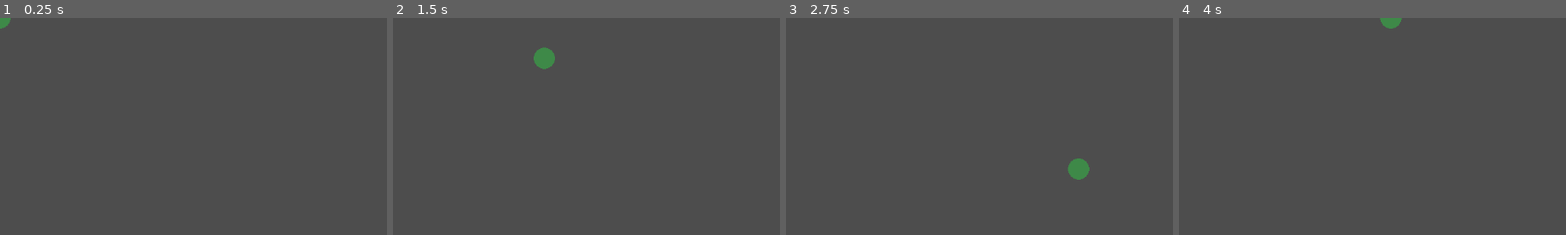
Above: before the commit, frames 1-4 (left to right).
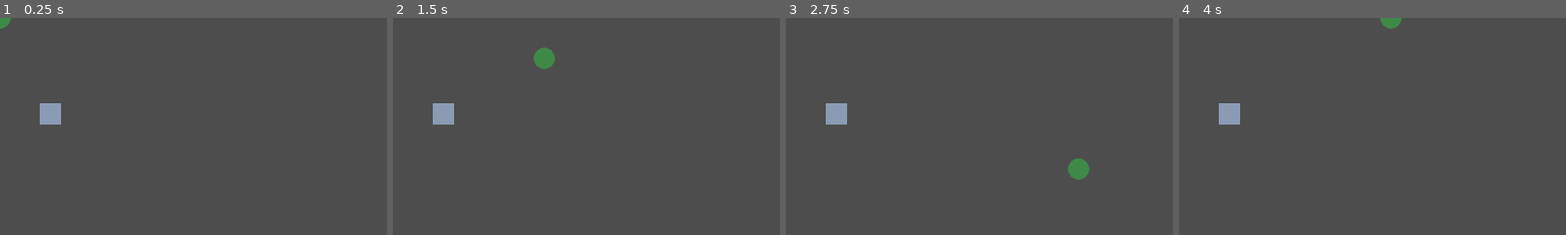
Above: after the commit, the same moments.

Repository: whocares-abt/fast-pace
Game: Godot game, scene res://Scenes/debug_map.tscn
Same seed, same stepped clock (60 frames per second), same inputs: the game is played once before the commit and once after it.
Inputs:
- Up to frame 1 (0.25 s): no input
- Up to frame 2 (1.5 s): tap Enter at 0.5 s; hold D (move_right) 0.53-1.28 s; tap Space at 1.25 s; hold S (move_down) from 1.28 s (still down)
- Up to frame 3 (2.75 s): tap Enter at 2 s; release S (move_down) at 2.03 s; hold D (move_right) from 2.03 s (still down)
- Up to frame 4 (4 s): release D (move_right) at 2.78 s; hold W (move_up) 2.78-3.53 s; tap Space at 3.5 s; hold A (move_left) from 3.53 s (still down)
The pictures show only the part of the screen within x 0-50%, y 0-50%; the shares and areas given below are measured in that part.

The runs differ from the first frame. In frame 1, 0.5% of the frame differs, in the area x 10-16%, y 39-50%; in frame 2, 0.5%; in frame 3, 0.5%; in frame 4, 0.5%.

Commit message:
Added basic nodes for enemy and wall

Diff:
--- /dev/null
+++ b/Scenes/Characters/enemy_character.tscn
@@ -0,0 +1,23 @@
+[gd_scene load_steps=4 format=3 uid="uid://uriwqjsj2l17"]
+
+[ext_resource type="Texture2D" uid="uid://bkgx3t4wcwml7" path="res://Assets/Art/SpriteSheets/Enemy.png" id="1_kjxs3"]
+
+[sub_resource type="AtlasTexture" id="AtlasTexture_nraa5"]
+atlas = ExtResource("1_kjxs3")
+region = Rect2(0, 0, 32, 32)
+
+[sub_resource type="SpriteFrames" id="SpriteFrames_sdh2x"]
+animations = [{
+"frames": [{
+"duration": 1.0,
+"texture": SubResource("AtlasTexture_nraa5")
+}],
+"loop": true,
+"name": &"default",
+"speed": 5.0
+}]
+
+[node name="EnemyCharacter" type="Node2D"]
+
+[node name="AnimatedSprite2D" type="AnimatedSprite2D" parent="."]
+sprite_frames = SubResource("SpriteFrames_sdh2x")
--- a/Scenes/Characters/player_character.tscn
+++ b/Scenes/Characters/player_character.tscn
@@ -1,7 +1,7 @@
 [gd_scene load_steps=6 format=3 uid="uid://cfeafjqb4thpf"]
 
 [ext_resource type="Script" uid="uid://dxgq4xe00pby6" path="res://Scripts/Characters/player_character.gd" id="1_l560e"]
-[ext_resource type="Texture2D" uid="uid://blfonbnnkwt7m" path="res://Assets/SpriteSheets/Player.png" id="2_c2rcm"]
+[ext_resource type="Texture2D" uid="uid://blfonbnnkwt7m" path="res://Assets/Art/SpriteSheets/Player.png" id="2_c2rcm"]
 
 [sub_resource type="CircleShape2D" id="CircleShape2D_oigcr"]
 radius = 16.03122
--- a/Scenes/Environment/wall.tscn
+++ b/Scenes/Environment/wall.tscn
@@ -1,3 +1,16 @@
-[gd_scene format=3 uid="uid://bu0d3bicfpl4t"]
+[gd_scene load_steps=3 format=3 uid="uid://bu0d3bicfpl4t"]
+
+[ext_resource type="Texture2D" uid="uid://0n24g1ee514k" path="res://Assets/Art/SpriteSheets/Wall.png" id="1_l8g5h"]
+
+[sub_resource type="RectangleShape2D" id="RectangleShape2D_3l8k3"]
+size = Vector2(32, 32)
 
 [node name="Wall" type="Node2D"]
+
+[node name="Sprite2D" type="Sprite2D" parent="."]
+texture = ExtResource("1_l8g5h")
+
+[node name="StaticBody2D" type="StaticBody2D" parent="."]
+
+[node name="CollisionShape2D" type="CollisionShape2D" parent="StaticBody2D"]
+shape = SubResource("RectangleShape2D_3l8k3")
--- a/Scenes/debug_map.tscn
+++ b/Scenes/debug_map.tscn
@@ -1,7 +1,14 @@
-[gd_scene load_steps=2 format=3 uid="uid://b2auqnh7xqqrx"]
+[gd_scene load_steps=3 format=3 uid="uid://b2auqnh7xqqrx"]
 
 [ext_resource type="PackedScene" uid="uid://cfeafjqb4thpf" path="res://Scenes/Characters/player_character.tscn" id="1_ngmhs"]
+[ext_resource type="PackedScene" uid="uid://bu0d3bicfpl4t" path="res://Scenes/Environment/wall.tscn" id="2_jcsea"]
 
 [node name="DebugMap" type="Node2D"]
 
 [node name="PlayerCharacter" parent="." instance=ExtResource("1_ngmhs")]
+
+[node name="Wall" parent="." instance=ExtResource("2_jcsea")]
+position = Vector2(-153, 19)
+
+[node name="Wall2" parent="." instance=ExtResource("2_jcsea")]
+position = Vector2(75, 143)
Binary file added: Assets/Art/SpriteSheets/Enemy.png
Not shown, changed: Assets/Art/SpriteSheets/Enemy.png.import
Renamed: Assets/SpriteSheets/Player.png -> Assets/Art/SpriteSheets/Player.png
Not shown, added: Assets/Art/SpriteSheets/Player.png.import
Binary file added: Assets/Art/SpriteSheets/Wall.png
Not shown, added: Assets/Art/SpriteSheets/Wall.png.import
Not shown, changed: Assets/.DS_Store
